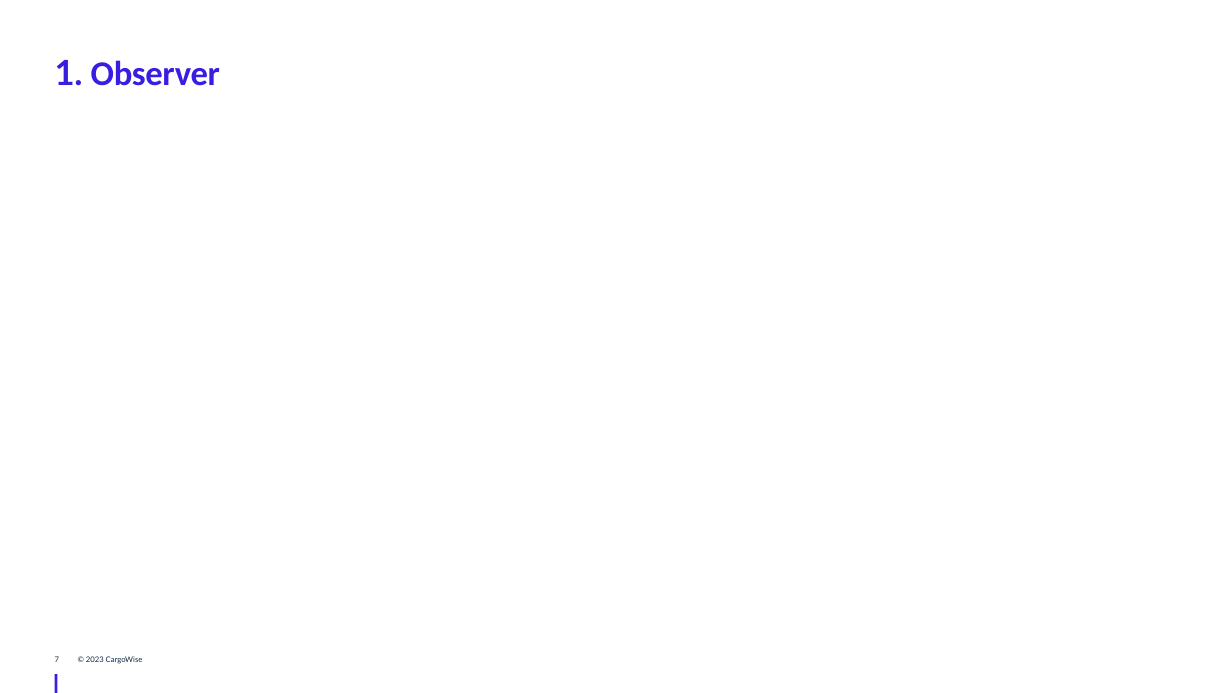
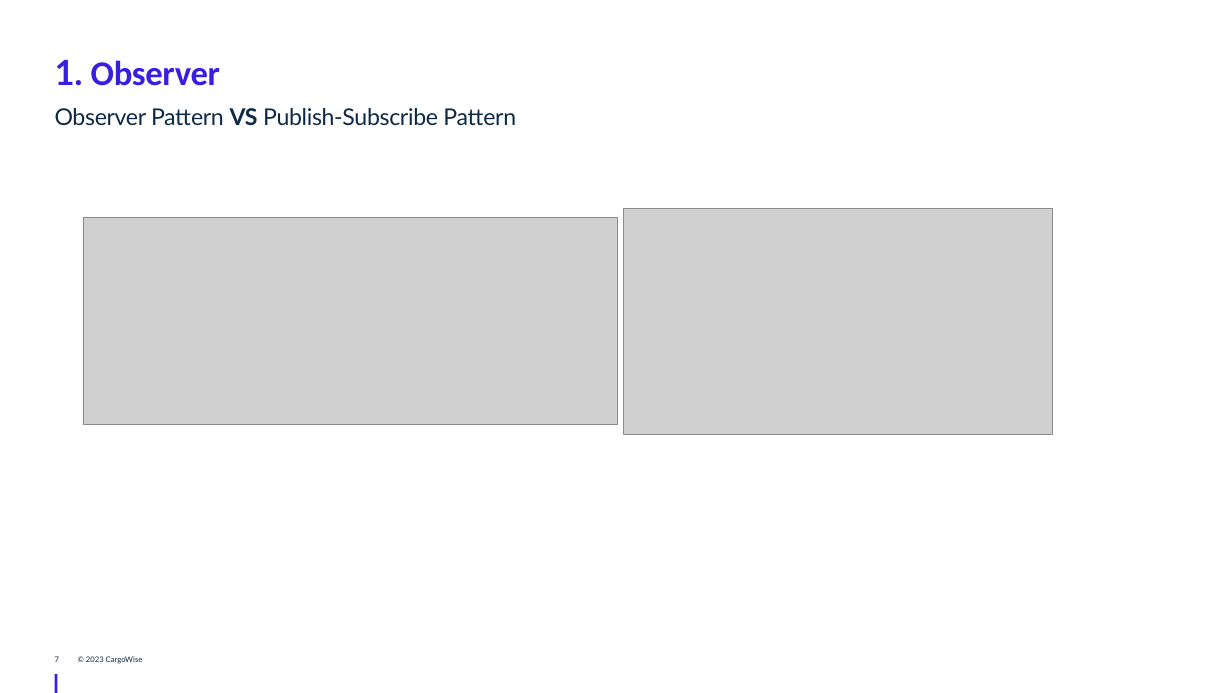
Before and after one commit to JingwenLi/DesignPatterns, a slide deck: slide 7 of DesignPatterns/Behavioral Design Patterns/Behavioral Design Patterns - WTG.pptx. Drawn at 1232x693 pixels with LibreOffice and Linux fonts; fonts in the diff are those of the drawing; grey boxes stand for pictures; background and template pictures are left out. Boxes give left, top, right and bottom in pixels: in the first picture for what was removed or moved away, otherwise in the second. Text is boxed around its words. In the diff, an @@ line names an element or a change of style, - is before the commit and + after.

```diff
--- a/DesignPatterns/Behavioral Design Patterns/Behavioral Design Patterns - WTG.pptx
+++ b/DesignPatterns/Behavioral Design Patterns/Behavioral Design Patterns - WTG.pptx
@@ text added at (x1=55, y1=108, x2=516, y2=125), 36 pt, text #0F2A46 @@
+Observer Pattern VS Publish-Subscribe Pattern
@@ picture added at (x1=623, y1=208, x2=1052, y2=434) @@
@@ picture added at (x1=83, y1=217, x2=617, y2=425) @@
```
